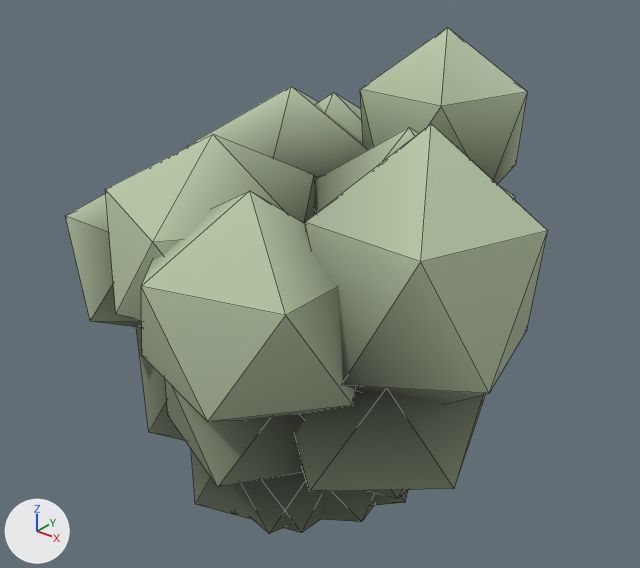
Before and after pictures for a commit that changed the glTF model html/assets/models/shrub_mound.glb.
Camera for both pictures: a camera (50 mm lens) standing at (0.966, -1.165, 1.272) and looking at (0.043, -0.011, 0.557). Lighting does not change. The marker at lower left points along +X, +Y and +Z. The picture after the commit comes second. Mesh edges are drawn as thin lines. Vertices at exactly the same position are counted once.

Names of what the first picture shows: 'foliage'.
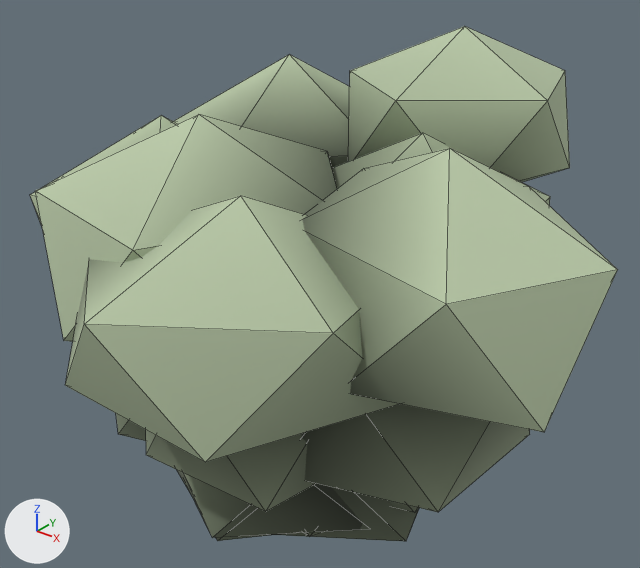
Changed parts and their boxes (x1, y1, x2, y2) in the pictures (640 x 568 px; the box of a moved part takes in the faces that stretch with it):
```json
{"object": "foliage", "change": "reshaped, recoloured", "before": [65, 27, 547, 534], "after": [30, 26, 618, 541], "on screen": "22% wider"}
{"part": 1, "of": "me_foliage", "change": "moved or reshaped", "before": [136, 327, 185, 441], "after": [116, 414, 146, 441]}
{"part": 2, "of": "me_foliage", "change": "moved or reshaped", "before": [365, 490, 407, 499], "after": [389, 501, 419, 513], "on screen": "mostly hidden"}
{"part": 3, "of": "me_foliage", "change": "moved or reshaped", "before": [65, 27, 547, 534], "after": [30, 26, 618, 541]}
{"part": 4, "of": "me_foliage", "change": "recoloured", "before": [65, 27, 547, 533], "after": [30, 26, 617, 512]}
{"part": 5, "of": "me_foliage", "change": "recoloured", "before": [149, 401, 408, 534], "after": [30, 195, 490, 541]}
{"part": 6, "of": "me_foliage", "change": "recoloured", "before": [116, 209, 485, 533], "after": [213, 485, 363, 538]}
```

The change, as JSON lines over the scene's bpy script:
```json
{"block": "me_foliage", "where": "# used by ob_foliage; location = (0.0, 0.0, 0.0)"}
{"op": "remove", "block": "me_foliage", "code": "me_foliage.from_pydata(...)  # 288 vertices, 480 faces; spans x -0.422..0.5, y -0.451..0.414, z 0.0..1.0"}
{"op": "add", "block": "me_foliage", "code": "me_foliage.from_pydata(...)  # 288 vertices, 480 faces; spans x -0.528..0.623, y -0.581..0.495, z 0.0..1.0"}
{"block": "me_foliage", "change": "me_foliage part 1: the loose piece of 12 vertices spanning x -0.348..0.036, y -0.234..0.131, z 0.118..0.541 is scaled about its middle by (1.23, 1.23, 1.01), then moved by (-0.019, -0.006, 0.008)"}
{"block": "me_foliage", "change": "me_foliage part 2: the loose piece of 12 vertices spanning x -0.081..0.3, y -0.127..0.235, z 0.084..0.505 is scaled about its middle by (1.23, 1.23, 1.01), then moved by (0.014, 0.007, 0.008)"}
{"block": "me_foliage", "change": "me_foliage part 3: 252 of 288 vertices moved; they spanned x -0.422..0.5, y -0.451..0.414, z 0.0..1.0 and now span x -0.528..0.623, y -0.581..0.495, z 0.0..1.0; mean shift (0.004, -0.002, 0.01); largest move (-0.105, 0.011, 0.596) -> (0.192, -0.343, 0.599)"}
{"block": "me_foliage", "change": "me_foliage part 4: 150 faces centred in x -0.36..0.479, y -0.377..0.387, z 0.113..0.934 are repainted in the vertex colours; the middle colour goes from grey #b9b9b9 to grey #b8b8b8"}
{"block": "me_foliage", "change": "me_foliage part 5: 51 faces centred in x -0.26..0.244, y -0.231..0.246, z 0.106..0.681 are repainted in the vertex colours; the middle colour goes from dark grey #5f5f5f to grey #929292"}
{"block": "me_foliage", "change": "me_foliage part 6: 49 faces centred in x -0.399..0.402, y -0.43..0.384, z 0.101..0.757 are repainted in the vertex colours; the middle colour goes from light grey #bfbfbf to dark grey #626262"}
{"block": "me_foliage", "change": "other edits to the shape of me_foliage do not show in these pictures"}
```
